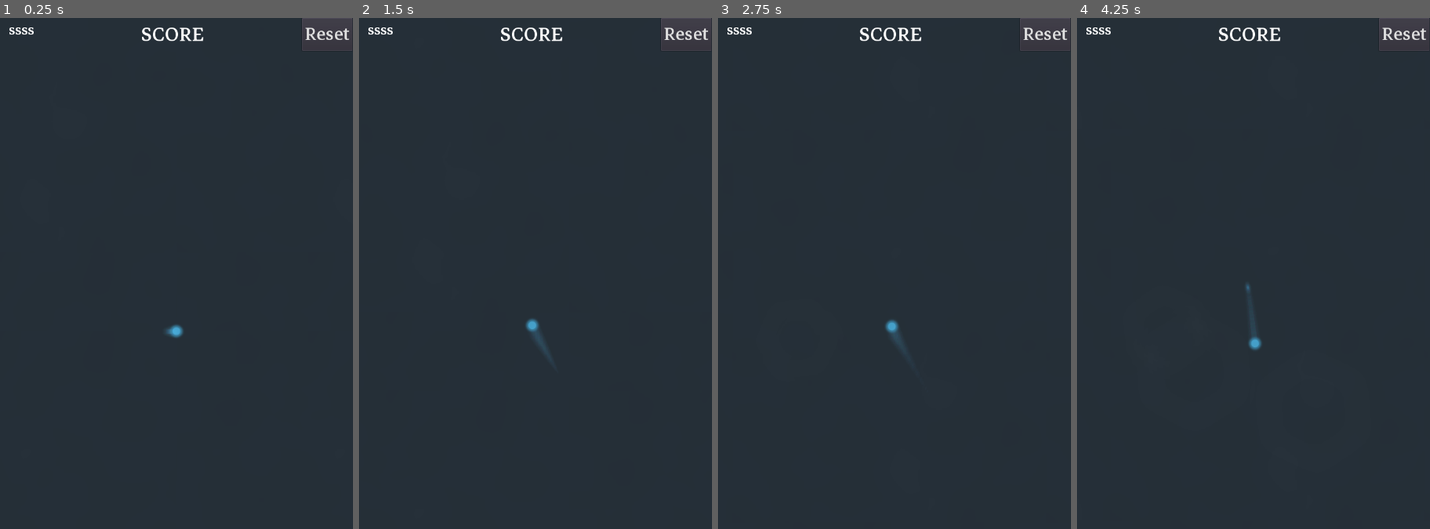
Above: before the commit, frames 1-4 (left to right).
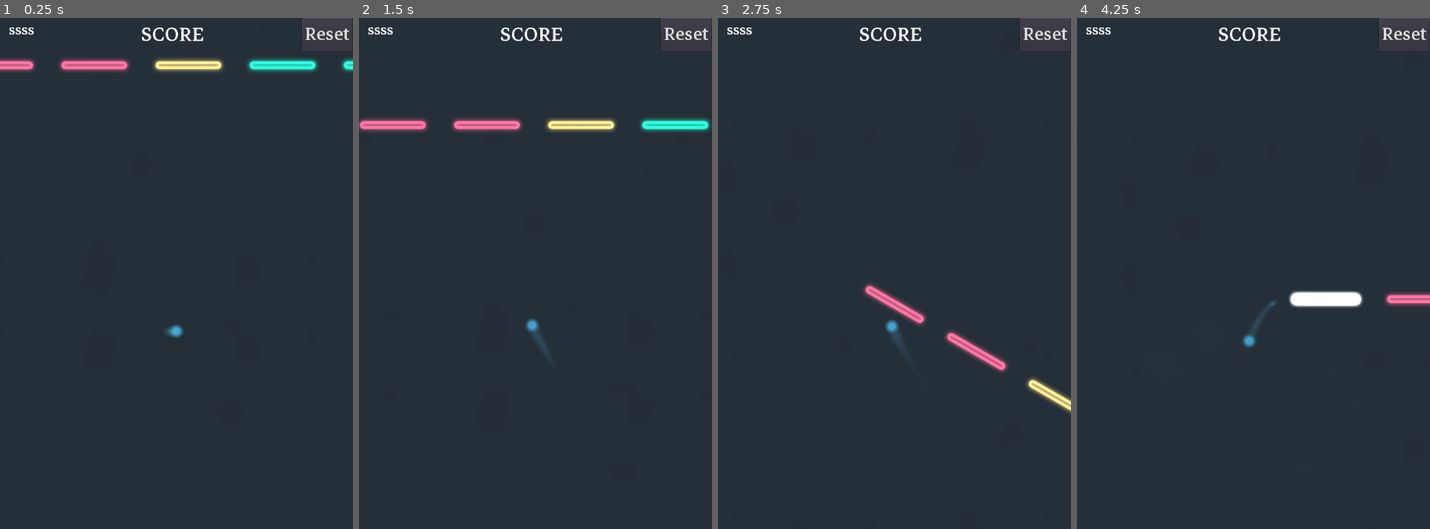
Above: after the commit, the same moments.

Repository: dolorismachina/Pivot
Game: Godot game, scene res://Scenes/Main/Main.tscn
The game is run twice, just before and just after one commit, with the same random seed, the same clock (stepped at 60 frames per second) and the same inputs.
Inputs (mouse positions are in pixels of both pictures, inside the frame that each line leads up to):
- Up to frame 1 (0.25 s): no input
- Up to frame 2 (1.5 s): tap Enter at 0.5 s; move the mouse to (613, 299) at 0.52 s; hold Right (ui_right) 0.53-1.25 s; hold Space (space) 0.53-1.25 s; click (613, 299) at 0.67 s; drag from (464, 360) to (517, 457) at 1.27 s
- Up to frame 3 (2.75 s): move the mouse to (929, 191) at 2.02 s; hold Right (ui_right) from 2.03 s (still down); hold Space (space) from 2.03 s (still down)
- Up to frame 4 (4.25 s): release Right (ui_right) at 2.75 s; release Space (space) at 2.75 s; drag from (1235, 457) to (1147, 237) at 2.77 s; move the mouse to (1359, 426) at 3.52 s; hold Left (ui_left) from 3.53 s (still down); hold Space (space) from 3.53 s (still down)

The runs differ from the first frame. In frame 1, 1.8% of the frame differs, in the area x 0-100%, y 7-11%; in frame 2, 2.0%, in the area x 0-100%, y 19-23%; in frame 3, 1.4%; in frame 4, 1.2%.
Error after the commit: Invalid get index 'modulate' (on base: 'Tween'). (res://Scenes/Blocks/Block/Block.gd:52)

Commit message:
Make all blocks visible and enable from the start

Diff:
--- a/Scenes/Blocks/Block/Block.tscn
+++ b/Scenes/Blocks/Block/Block.tscn
@@ -18,6 +18,8 @@
 physics_material_override = SubResource( 1 )
 script = ExtResource( 1 )
 colors = PoolColorArray( 0.94902, 0.282353, 0.439216, 1, 0.94902, 0.776471, 0.376471, 1, 0.027451, 0.94902, 0.701961, 1, 0.0941176, 0.733333, 0.94902, 1 )
+is_visible = true
+is_enabled = true
 
 [node name="Sprite" type="Sprite" parent="."]
 editor/display_folded = true
--- a/Scenes/Levels/TestLevel.tscn
+++ b/Scenes/Levels/TestLevel.tscn
@@ -294,8 +294,6 @@
 [node name="BouncyBlock" parent="Pivot/Content/Blocks" instance=ExtResource( 5 )]
 position = Vector2( 1088, 384 )
 physics_material_override = SubResource( 1 )
-is_visible = true
-is_enabled = true
 
 [node name="SpinningBlock" parent="Pivot/Content/Blocks" instance=ExtResource( 6 )]
 position = Vector2( 448, 288 )
